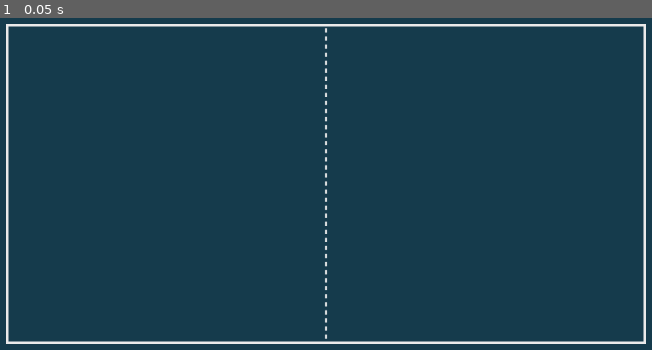
Above: before the commit, frame 1.
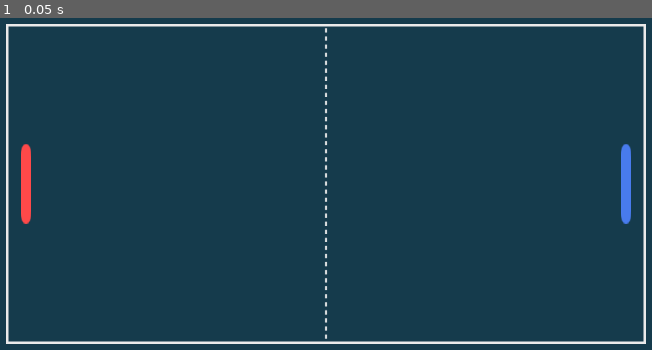
Above: after the commit, the same moment.

Repository: cf-Le3/pong-plus
Game: Godot game, scene res://main/main.tscn
Same seed, same stepped clock (60 frames per second), same inputs: the game is played once before the commit and once after it.
Inputs:
- Up to frame 1 (0.05 s): no input

The runs differ from the first frame. In frame 1, 0.7% of the frame differs, in the area x 3-97%, y 37-63%.

Commit message:
Add paddles to 'Arena" scene

Diff:
--- a/pong-but-it's-slippery/arena/arena.gd
+++ b/pong-but-it's-slippery/arena/arena.gd
@@ -12,6 +12,8 @@
 	$WallBounceLow.global_position = Vector2(viewport_w/2, viewport_h-(viewport_h-arena_h)/2)
 	$WallGoalLeft.global_position = Vector2((viewport_w-arena_w)/2, viewport_h/2)
 	$WallGoalRight.global_position = Vector2(viewport_w-(viewport_w-arena_w)/2, viewport_h/2)
+	$Paddle1.global_position = Vector2((viewport_w-arena_w)/2+32, viewport_h/2)
+	$Paddle2.global_position = Vector2(viewport_w-(viewport_w-arena_w)/2-32, viewport_h/2)
 	$Sprite2D.global_position = Vector2(viewport_w/2, viewport_h/2)
 
 # Called every frame. 'delta' is the elapsed time since the previous frame.
--- a/pong-but-it's-slippery/arena/arena.tscn
+++ b/pong-but-it's-slippery/arena/arena.tscn
@@ -1,9 +1,10 @@
-[gd_scene load_steps=5 format=3 uid="uid://dgjmsx40rpth0"]
+[gd_scene load_steps=6 format=3 uid="uid://dgjmsx40rpth0"]
 
 [ext_resource type="Script" path="res://arena/arena.gd" id="1_o8svp"]
 [ext_resource type="Texture2D" uid="uid://crwb3wrl36uso" path="res://arena/arena.png" id="2_a22fc"]
 [ext_resource type="PackedScene" uid="uid://dr8ssbcu7jksh" path="res://wall_bounce/wall_bounce.tscn" id="2_ko7xn"]
 [ext_resource type="PackedScene" uid="uid://5hrpxd7ci76s" path="res://wall_goal/wall_goal.tscn" id="3_7oeu6"]
+[ext_resource type="PackedScene" uid="uid://cj3pwg27ip3fb" path="res://paddle/paddle.tscn" id="5_1skrj"]
 
 [node name="Arena" type="Node2D"]
 script = ExtResource("1_o8svp")
@@ -18,3 +19,8 @@
 [node name="WallGoalLeft" parent="." instance=ExtResource("3_7oeu6")]
 
 [node name="WallGoalRight" parent="." instance=ExtResource("3_7oeu6")]
+
+[node name="Paddle1" parent="." instance=ExtResource("5_1skrj")]
+is_player_1 = true
+
+[node name="Paddle2" parent="." instance=ExtResource("5_1skrj")]
